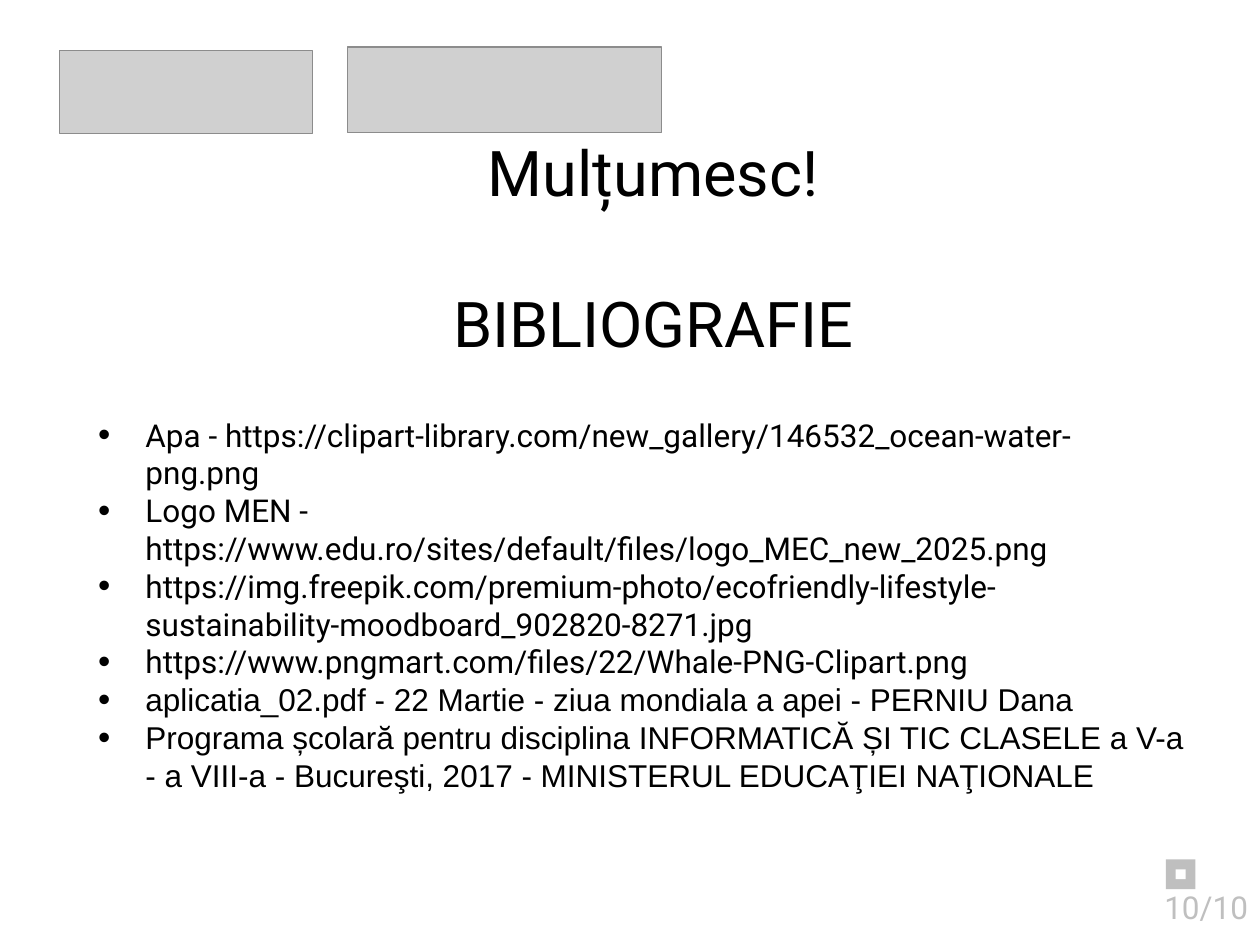
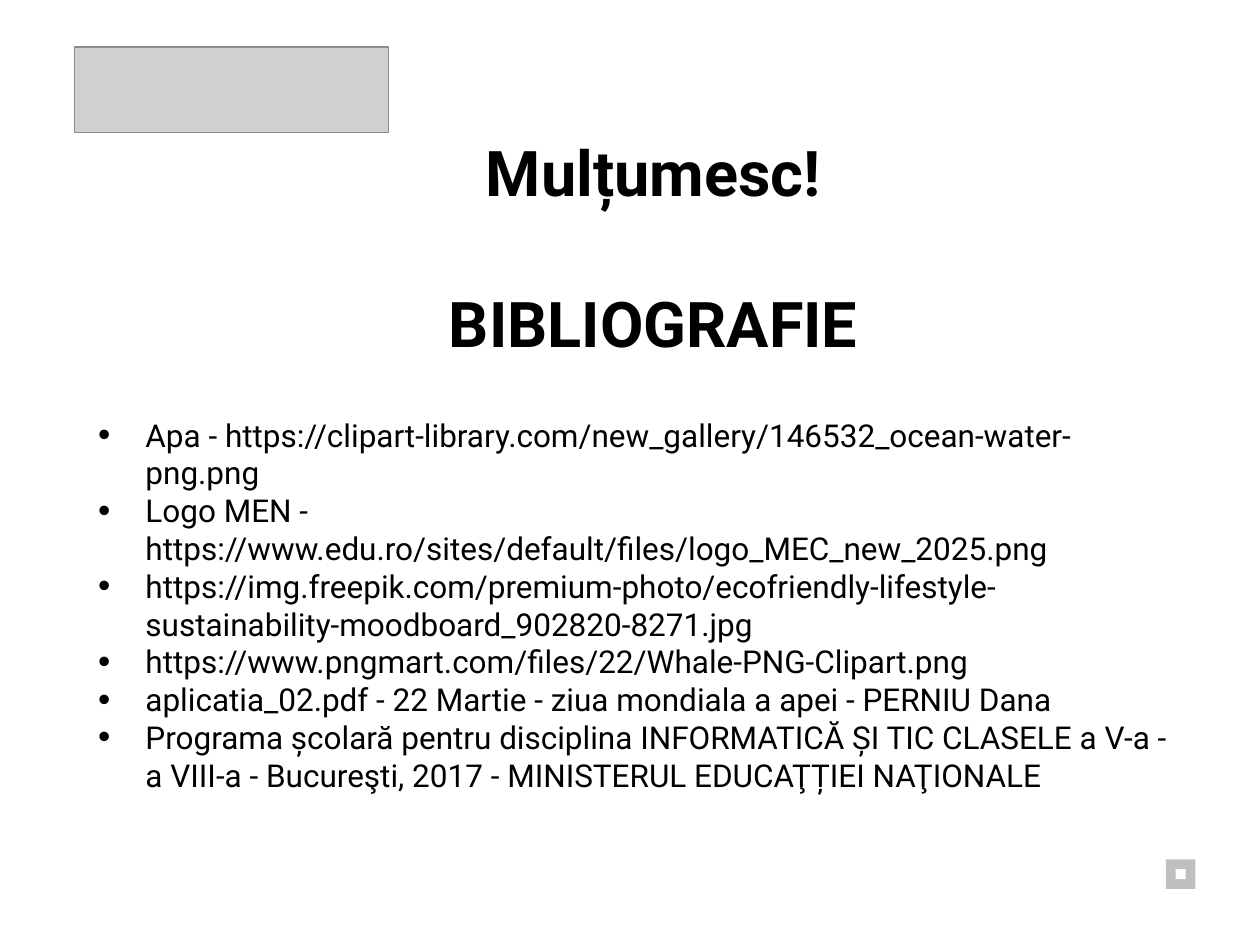
Before and after one commit to TheRealOne78/UNITBV-IESC-courses, a slide deck: slide 10 of 2nd_year/2nd_Semester/DPPD/Tema2.odp. Drawn at 1260x945 pixels with LibreOffice and Linux fonts; fonts in the diff are those of the drawing; grey boxes stand for pictures. Boxes give left, top, right and bottom in pixels: in the first picture for what was removed or moved away, otherwise in the second. Text is boxed around its words. In the diff, an @@ line names an element or a change of style, - is before the commit and + after.

```diff
--- a/2nd_year/2nd_Semester/DPPD/Tema2.odp
+++ b/2nd_year/2nd_Semester/DPPD/Tema2.odp
@@ picture resized from (x1=59, y1=50, x2=312, y2=132) to (x1=74, y1=47, x2=388, y2=132) @@
@@ picture removed at (x1=348, y1=47, x2=662, y2=132) @@
@@ text "Mulțumesc!" at (x1=449, y1=148, x2=857, y2=348): bold on @@
@@ text at (x1=145, y1=687, x2=1051, y2=718): font Arial to Roboto in "aplicatia_02.pdf - 22 Martie - ziua mondiala ..." @@
@@ text at (x1=145, y1=721, x2=1150, y2=794): text changed; font Arial to Roboto @@
-• Programa școlară pentru disciplina INFORMATICĂ ȘI TIC CLASELE a V-a - a VIII-a - Bucureşti, 2017 - MINISTERUL EDUCAŢIEI NAŢIONALE
+• Programa școlară pentru disciplina INFORMATICĂ ȘI TIC CLASELE a V-a - a VIII-a - Bucureşti, 2017 - MINISTERUL EDUCAŢȚIEI NAŢIONALE
@@ page number removed at (x1=1164, y1=896, x2=1248, y2=921) @@
-10/10
```
Also in this commit, not shown: 9 other slides changed, 5 other files.
